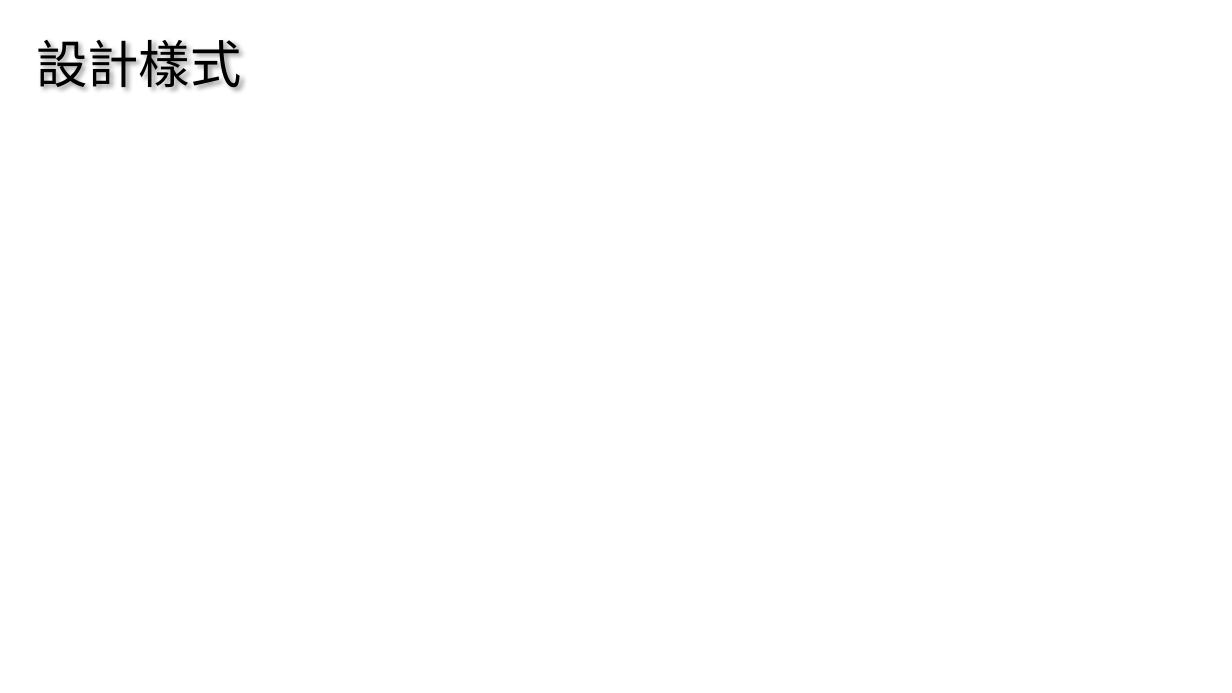
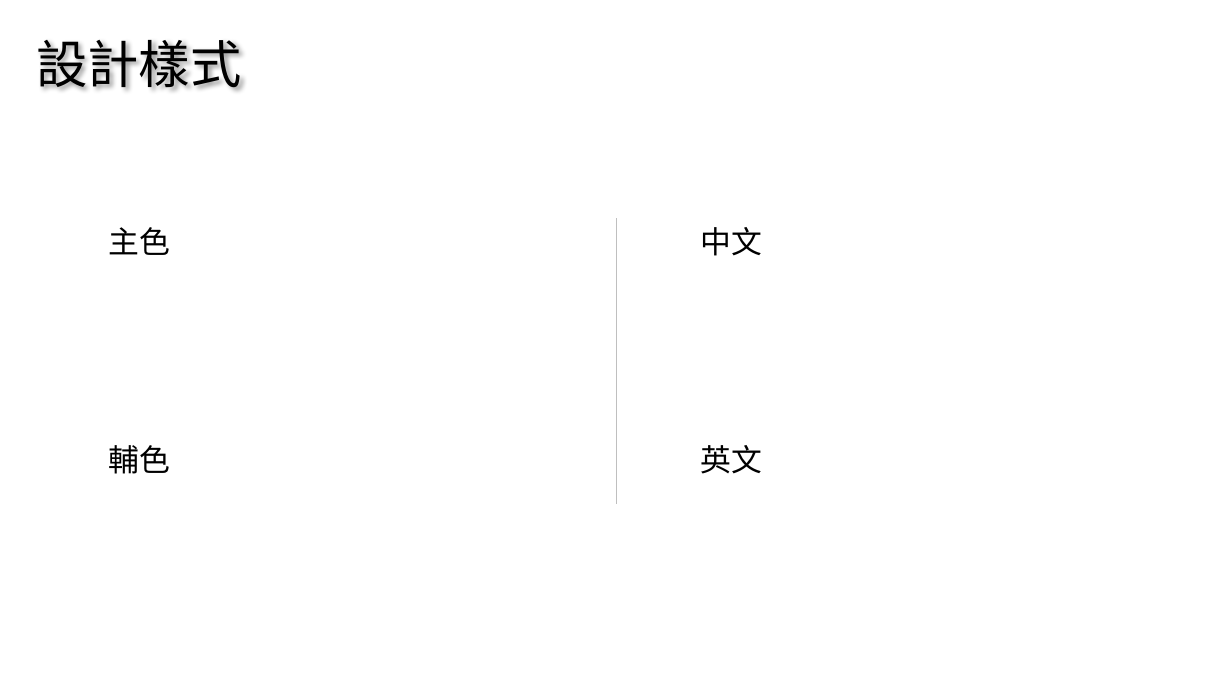
Before and after one commit to MercyLM/MyWeb, a slide deck: slide 4 of 個人作品報告.pptx. Drawn at 1232x693 pixels with LibreOffice and Linux fonts; fonts in the diff are those of the drawing. Boxes give left, top, right and bottom in pixels: in the first picture for what was removed or moved away, otherwise in the second. Text is boxed around its words. In the diff, an @@ line names an element or a change of style, - is before the commit and + after.

Commit message:
01/08

```diff
--- a/個人作品報告.pptx
+++ b/個人作品報告.pptx
@@ text added at (109,227,171,255), 24 pt, text #000000 @@
+主色
@@ line added from (616, 218) to (616, 504), #BFBFBF 0.5 pt @@
@@ text added at (700,227,762,256), 24 pt, text #000000 @@
+中文
@@ text added at (109,445,171,474), 24 pt, text #000000 @@
+輔色
@@ text added at (700,445,762,474), 24 pt, text #000000 @@
+英文
```
Also in this commit, not shown: 5 other slides changed, 1 slide removed.
